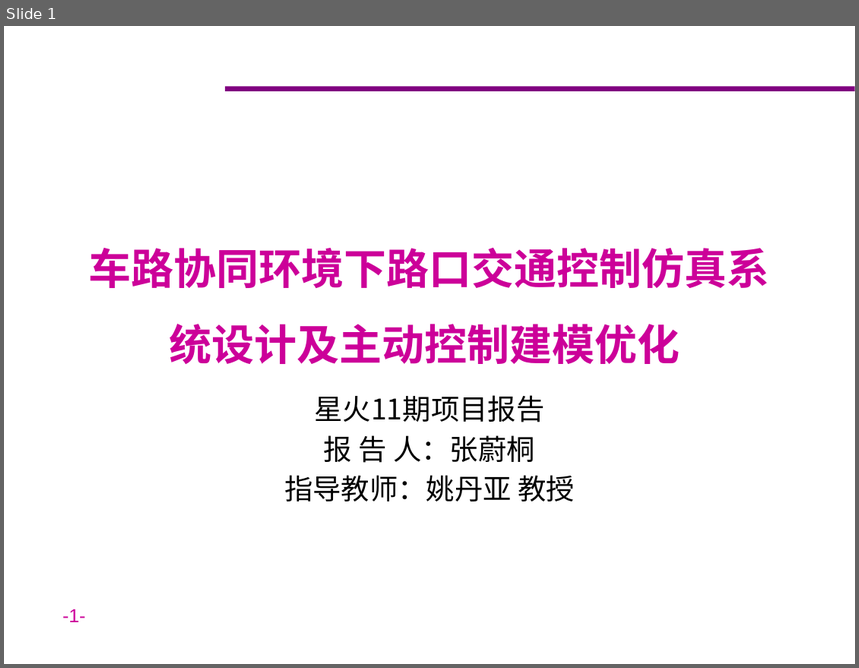
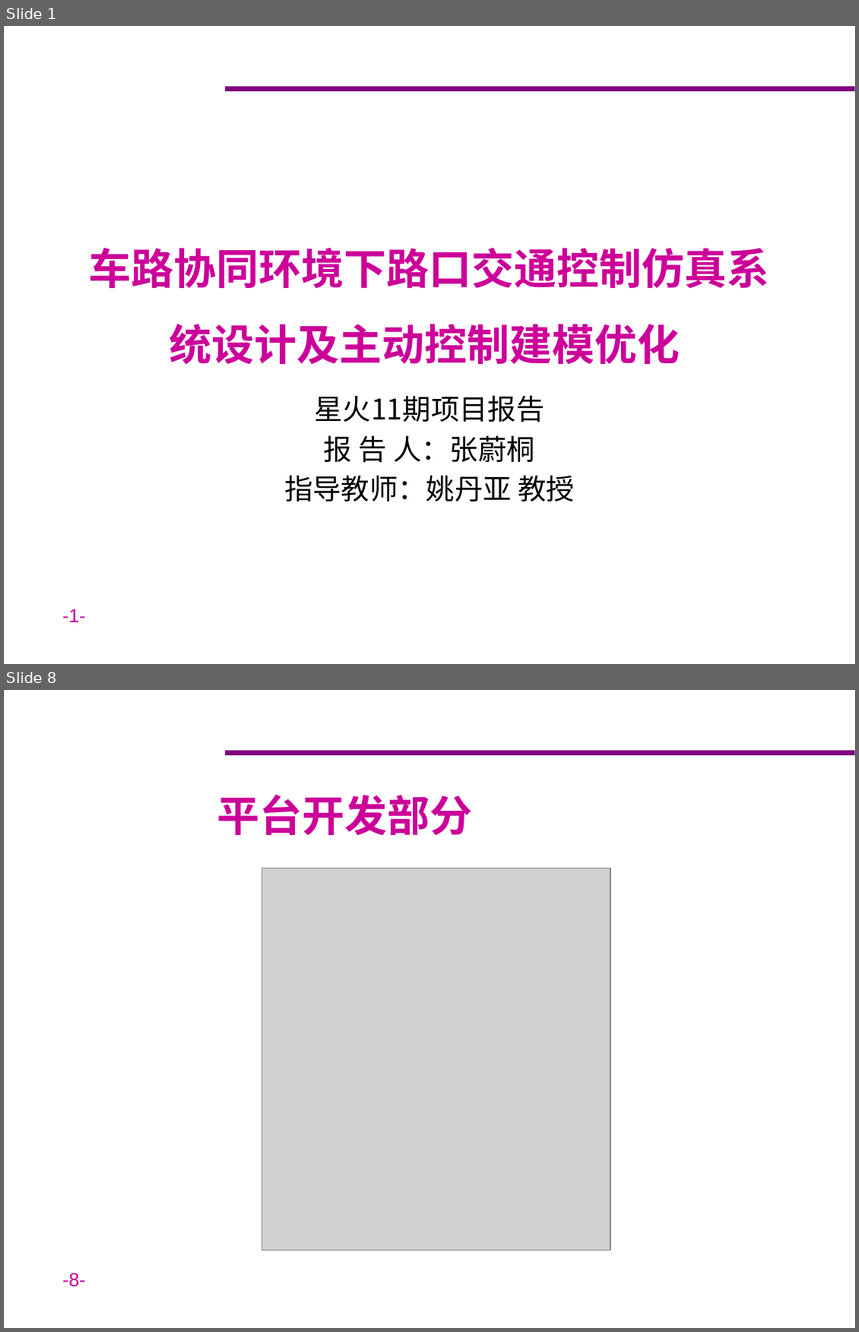
Before and after one commit to ZeroWeight/Traffic, a slide deck: pre/星火/finalreport.pptx. Shown one above the other, each under a label of ours: slide 1 before the commit, slides 1 and 8 after it; the slides between them are not shown. The pictures are 859x668 and 859x1332 pixels, drawn with LibreOffice and Linux fonts; fonts in the diff are those of the drawing; grey boxes stand for pictures; background and template pictures are left out. Boxes give left, top, right and bottom in pixels: in the first picture for what was removed or moved away, otherwise in the second. Text is boxed around its words. In the diff, an @@ line names an element or a change of style, - is before the commit and + after.

```diff
--- a/pre/星火/finalreport.pptx
+++ b/pre/星火/finalreport.pptx
@@ slide 8 added at [4, 690, 855, 1328], background #FFFFFF; not listed: 2 template elements that a slide beside it also shows @@
@@ title added at [217, 794, 472, 835], 36 pt, text #CC0099, bold @@
+平台开发部分
@@ picture added at [262, 869, 611, 1251] @@
```
Also in this commit, not shown: 19 other slides added, 1 other file.
